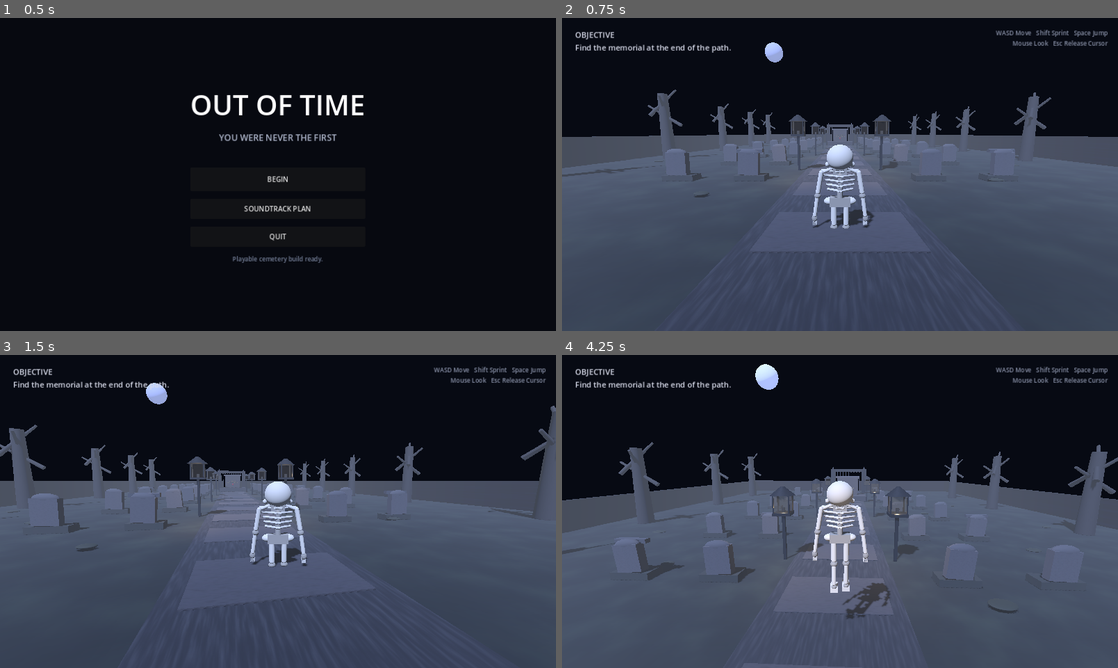
Above: before the commit, frames 1-4 (two rows, left to right).
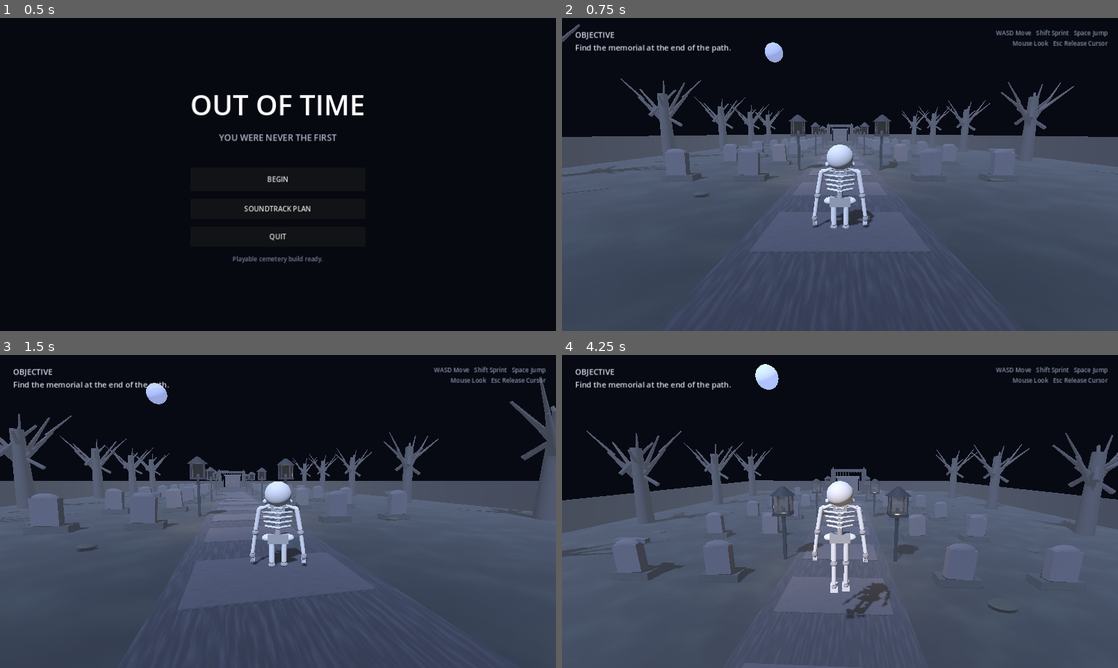
Above: after the commit, the same moments.

Repository: fuzeonspotify/outoftime
Game: Godot game, scene res://scenes/main.tscn
Same seed, same stepped clock (60 frames per second), same inputs: the game is played once before the commit and once after it.
Inputs (mouse positions are in pixels of both pictures, inside the frame that each line leads up to):
- Up to frame 1 (0.5 s): no input
- Up to frame 2 (0.75 s): click "BEGIN" at 0.5 s
- Up to frame 3 (1.5 s): tap Enter at 1.25 s; move the mouse to (305, 511) at 1.27 s; hold W (move_forward) from 1.28 s (still down); hold E (interact) from 1.28 s (still down)
- Up to frame 4 (4.25 s): keep holding W (move_forward); tap Space (jump) at 1.52, 2.27, 3.77 s; move the mouse to (812, 511) at 2.02 s; release E (interact) at 2.03 s; tap Shift (sprint) at 2.1, 3.6 s; move the mouse to (851, 505) at 2.77 s; hold E (interact) 2.78-3.53 s; move the mouse to (834, 517) at 3.52 s

Frame 1 is identical in both runs. In frame 2, 0.9% of the frame differs, in the area x 0-100%, y 2-57%; in frame 3, 1.2%, in the area x 0-100%, y 6-54%; in frame 4, 1.1%.
Error in both runs: Invalid assignment of property or key 'volume_linear' with value of type 'float' on a base object of type 'AudioStreamPlayer'. (res://scripts/audio/music_direc…

Commit message:
Enable upgraded cemetery tree models

Diff:
--- a/scenes/cemetery.tscn
+++ b/scenes/cemetery.tscn
@@ -6,6 +6,7 @@
 [ext_resource type="Script" path="res://scripts/world/cemetery_audio.gd" id="4_audio"]
 [ext_resource type="Script" path="res://scripts/world/environment_art_pass.gd" id="5_art"]
 [ext_resource type="Script" path="res://scripts/world/cemetery_woman_model.gd" id="6_woman"]
+[ext_resource type="Script" path="res://scripts/models/world_model_upgrade.gd" id="7_models"]
 
 [node name="Cemetery" type="Node3D"]
 script = ExtResource("1_cemetery")
@@ -24,3 +25,6 @@
 
 [node name="CemeteryWomanModel" type="Node" parent="."]
 script = ExtResource("6_woman")
+
+[node name="WorldModelUpgrade" type="Node" parent="."]
+script = ExtResource("7_models")
Not shown: 1 places in scenes/cemetery.tscn that only renumber resources
